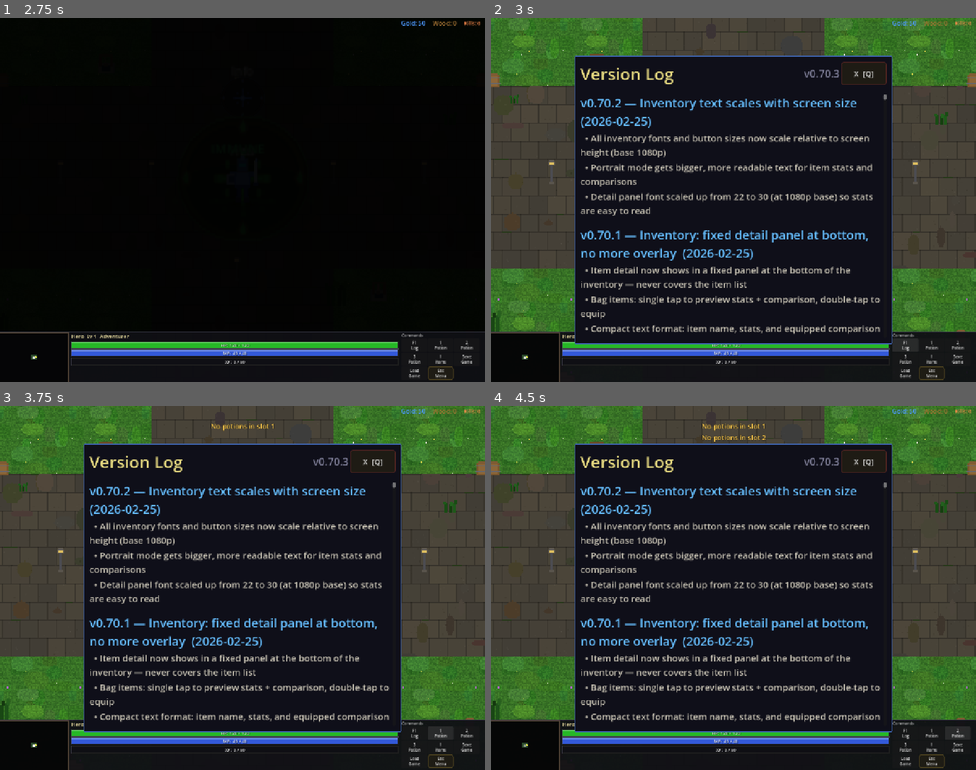
Above: before the commit, frames 1-4 (two rows, left to right).
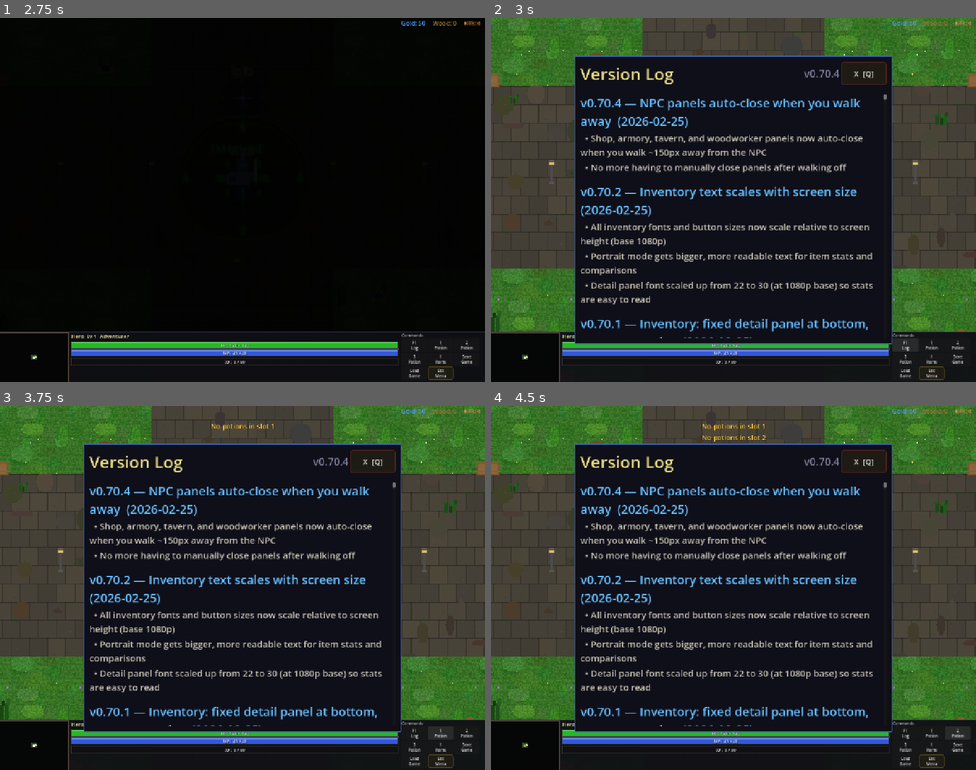
Above: after the commit, the same moments.

Repository: slxny/legends-open-rpg
Game: Godot game, scene res://scenes/main.tscn
Two runs of this game, one before a commit and one after it. Both use one fixed random seed, a clock stepped at 60 frames per second and the inputs below.
Inputs (mouse positions are in pixels of both pictures, inside the frame that each line leads up to):
- Up to frame 1 (2.75 s): tap Enter at 0.5 s; move the mouse to (349, 181) at 0.52 s; hold D (move_right) 0.53-1.25 s; hold Space (attack) 0.53-1.25 s; click (349, 181) at 0.67 s; drag from (145, 218) to (218, 272) at 1.27 s; click "SELECT" at 2 s
- Up to frame 2 (3 s): click "F1 Log" at 2.75 s
- Up to frame 3 (3.75 s): click "1 Potion" at 3.5 s
- Up to frame 4 (4.5 s): click "2 Potion" at 4.25 s

Frame 1 is identical in both runs. In frame 2, 9.7% of the frame differs, in the area x 18-81%, y 14-88%; in frame 3, 9.7%; in frame 4, 9.7%.
Error in both runs: Invalid assignment of property or key '_mobile_potion_btns' with value of type 'Array' on a base object of type 'CharacterBody2D (player.gd)'. (res://scenes/ui…

Commit message:
NPC panels auto-close when player walks away (v0.70.4)
Shop, armory, tavern, and woodworker dialogs now track the NPC position
and auto-close when the player moves more than 150px away. NPC scripts
pass global_position to open(), dialogs check distance in _process().

Co-Authored-By: Claude Opus 4.6 <noreply@anthropic.com>

Diff:
--- a/scenes/npcs/npc_armorer.gd
+++ b/scenes/npcs/npc_armorer.gd
@@ -48,4 +48,4 @@
 func _on_beacon_activated(_b: Area2D) -> void:
 	var dialogs = get_tree().get_nodes_in_group("armory_dialog")
 	if dialogs.size() > 0:
-		dialogs[0].open()
+		dialogs[0].open(global_position)
--- a/scenes/npcs/npc_shopkeeper.gd
+++ b/scenes/npcs/npc_shopkeeper.gd
@@ -54,9 +54,9 @@
 	# Find the shop dialog in the scene tree and open it
 	var shop_dialogs = get_tree().get_nodes_in_group("shop_dialog")
 	if shop_dialogs.size() > 0:
-		shop_dialogs[0].open(shop_items)
+		shop_dialogs[0].open(shop_items, global_position)
 	else:
 		# Fallback: find via UI layer
 		var ui = get_tree().current_scene.get_node_or_null("UI/ShopDialog")
 		if ui:
-			ui.open(shop_items)
+			ui.open(shop_items, global_position)
--- a/scenes/npcs/npc_tavern.gd
+++ b/scenes/npcs/npc_tavern.gd
@@ -48,4 +48,4 @@
 func _on_beacon_activated(_b: Area2D) -> void:
 	var dialogs = get_tree().get_nodes_in_group("tavern_dialog")
 	if dialogs.size() > 0:
-		dialogs[0].open()
+		dialogs[0].open(global_position)
--- a/scenes/npcs/npc_woodworker.gd
+++ b/scenes/npcs/npc_woodworker.gd
@@ -48,4 +48,4 @@
 func _on_beacon_activated(_b: Area2D) -> void:
 	var dialogs = get_tree().get_nodes_in_group("woodworking_dialog")
 	if dialogs.size() > 0:
-		dialogs[0].open()
+		dialogs[0].open(global_position)
--- a/scenes/ui/armory_dialog.gd
+++ b/scenes/ui/armory_dialog.gd
@@ -8,6 +8,8 @@
 var _is_visible: bool = false
 var _is_mobile: bool = false
 var _selected_key: String = ""
+var _npc_position: Vector2 = Vector2.ZERO
+const AUTO_CLOSE_DIST_SQ: float = 22500.0  # 150px
 
 # Double-click/tap quick-upgrade
 var _last_click_key: String = ""
@@ -51,7 +53,8 @@
 	_player = player
 	_apply_armory_bonuses()
 
-func open() -> void:
+func open(npc_pos: Vector2 = Vector2.ZERO) -> void:
+	_npc_position = npc_pos
 	_is_visible = true
 	panel.visible = true
 	_detect_mobile()
@@ -74,6 +77,11 @@
 		panel.offset_right = 280.0
 		panel.offset_top = -220.0
 		panel.offset_bottom = 220.0
+
+func _process(_delta: float) -> void:
+	if _is_visible and _player and _npc_position != Vector2.ZERO:
+		if _player.global_position.distance_squared_to(_npc_position) > AUTO_CLOSE_DIST_SQ:
+			close()
 
 func close() -> void:
 	_is_visible = false
--- a/scenes/ui/changelog_dialog.gd
+++ b/scenes/ui/changelog_dialog.gd
@@ -9,9 +9,18 @@
 var _is_visible: bool = false
 var _is_mobile: bool = false
 
-const GAME_VERSION := "v0.70.3"
+const GAME_VERSION := "v0.70.4"
 
 const CHANGELOG: Array[Dictionary] = [
+	{
+		"version": "v0.70.4",
+		"title": "NPC panels auto-close when you walk away",
+		"date": "2026-02-25",
+		"entries": [
+			"Shop, armory, tavern, and woodworker panels now auto-close when you walk ~150px away from the NPC",
+			"No more having to manually close panels after walking off",
+		]
+	},
 	{
 		"version": "v0.70.2",
 		"title": "Inventory text scales with screen size",
--- a/scenes/ui/shop_dialog.gd
+++ b/scenes/ui/shop_dialog.gd
@@ -7,6 +7,8 @@
 var _player: Node2D = null
 var _shop_items: Array[String] = []
 var _is_visible: bool = false
+var _npc_position: Vector2 = Vector2.ZERO
+const AUTO_CLOSE_DIST_SQ: float = 22500.0  # 150px
 var _is_mobile: bool = false
 var _current_tab: int = 0  # 0 = Buy, 1 = Sell
 var _selected_item: Dictionary = {}
@@ -44,8 +46,9 @@
 func setup(player: Node2D) -> void:
 	_player = player
 
-func open(shop_items: Array[String]) -> void:
+func open(shop_items: Array[String], npc_pos: Vector2 = Vector2.ZERO) -> void:
 	_shop_items = shop_items
+	_npc_position = npc_pos
 	_is_visible = true
 	panel.visible = true
 	_detect_mobile()
@@ -69,6 +72,11 @@
 		panel.offset_right = 340.0
 		panel.offset_top = -280.0
 		panel.offset_bottom = 280.0
+
+func _process(_delta: float) -> void:
+	if _is_visible and _player and _npc_position != Vector2.ZERO:
+		if _player.global_position.distance_squared_to(_npc_position) > AUTO_CLOSE_DIST_SQ:
+			close()
 
 func close() -> void:
 	_is_visible = false
--- a/scenes/ui/tavern_dialog.gd
+++ b/scenes/ui/tavern_dialog.gd
@@ -7,6 +7,8 @@
 var _player: Node2D = null
 var _is_visible: bool = false
 var _is_mobile: bool = false
+var _npc_position: Vector2 = Vector2.ZERO
+const AUTO_CLOSE_DIST_SQ: float = 22500.0  # 150px
 
 # UI refs built in code
 var _title_label: Label
@@ -44,9 +46,10 @@
 func setup(player: Node2D) -> void:
 	_player = player
 
-func open() -> void:
-	if not _player:
-		return
+func open(npc_pos: Vector2 = Vector2.ZERO) -> void:
+	if not _player:
+		return
+	_npc_position = npc_pos
 	_is_visible = true
 	panel.visible = true
 	_detect_mobile()
@@ -68,6 +71,11 @@
 		panel.offset_right = 240.0
 		panel.offset_top = -180.0
 		panel.offset_bottom = 180.0
+
+func _process(_delta: float) -> void:
+	if _is_visible and _player and _npc_position != Vector2.ZERO:
+		if _player.global_position.distance_squared_to(_npc_position) > AUTO_CLOSE_DIST_SQ:
+			close()
 
 func close() -> void:
 	_is_visible = false
--- a/scenes/ui/woodworking_dialog.gd
+++ b/scenes/ui/woodworking_dialog.gd
@@ -8,6 +8,8 @@
 var _is_visible: bool = false
 var _is_mobile: bool = false
 var _selected_key: String = ""
+var _npc_position: Vector2 = Vector2.ZERO
+const AUTO_CLOSE_DIST_SQ: float = 22500.0  # 150px
 
 # Double-click/tap quick-build
 var _last_click_key: String = ""
@@ -68,7 +70,8 @@
 	_player = player
 	_apply_woodwork_bonuses()
 
-func open() -> void:
+func open(npc_pos: Vector2 = Vector2.ZERO) -> void:
+	_npc_position = npc_pos
 	_is_visible = true
 	panel.visible = true
 	_detect_mobile()
@@ -91,6 +94,11 @@
 		panel.offset_right = 280.0
 		panel.offset_top = -250.0
 		panel.offset_bottom = 250.0
+
+func _process(_delta: float) -> void:
+	if _is_visible and _player and _npc_position != Vector2.ZERO:
+		if _player.global_position.distance_squared_to(_npc_position) > AUTO_CLOSE_DIST_SQ:
+			close()
 
 func close() -> void:
 	_is_visible = false
